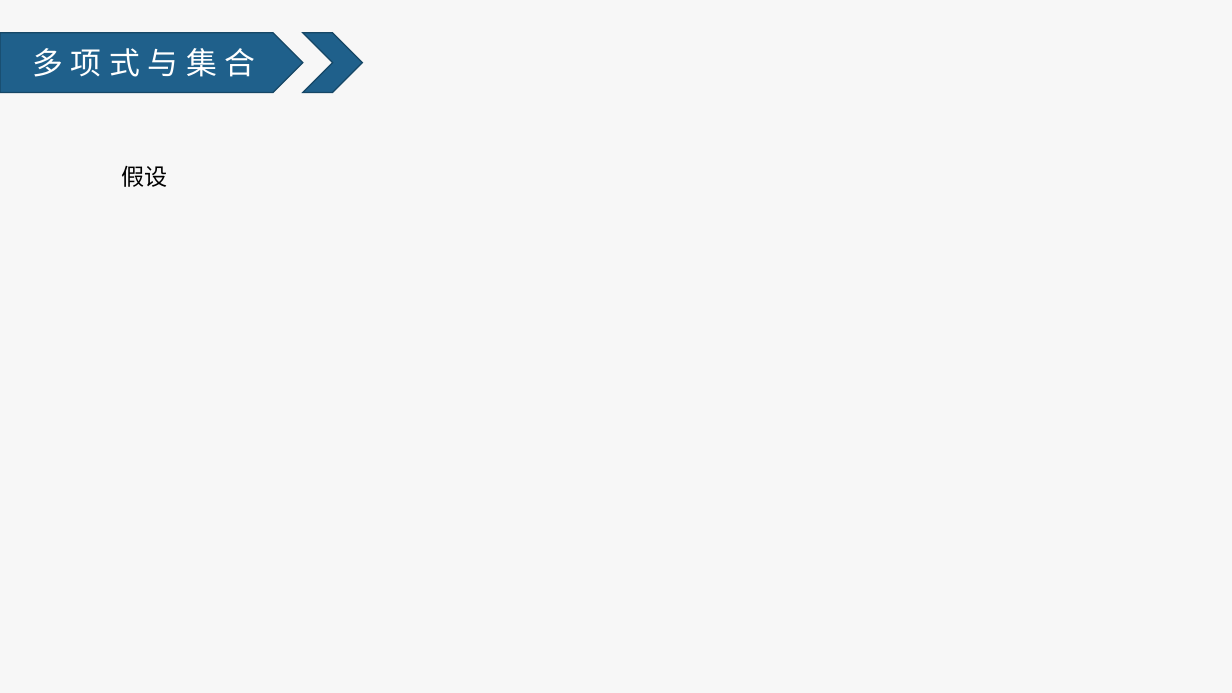
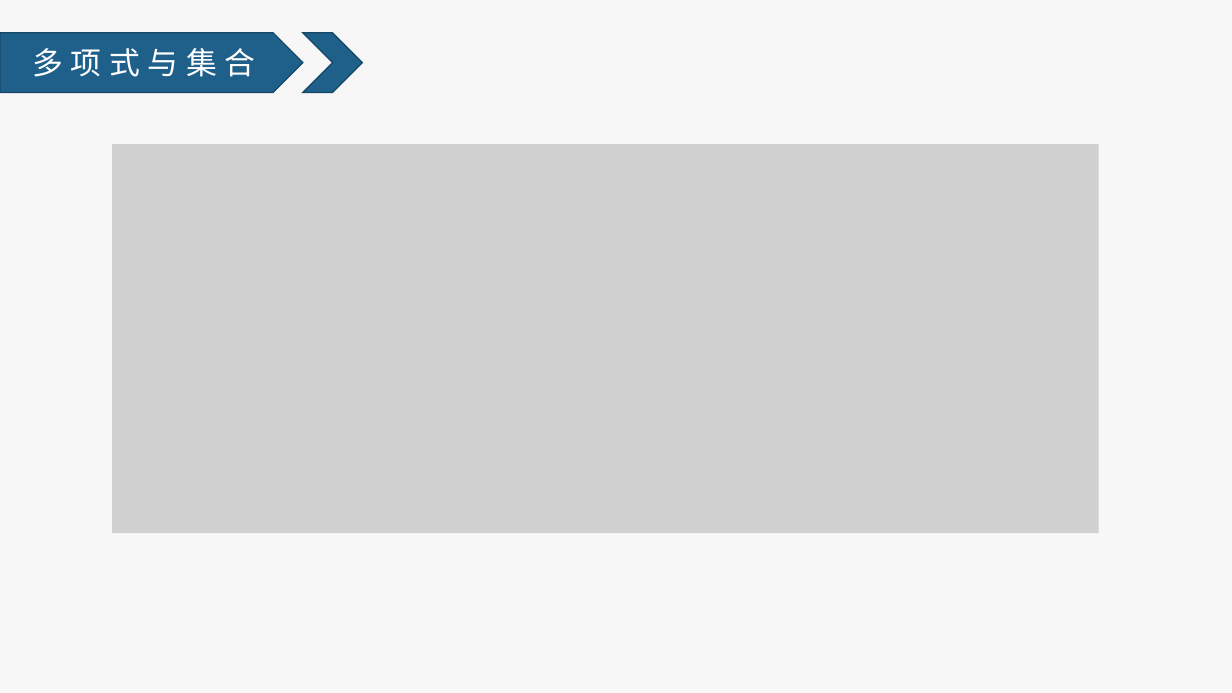
Before and after one commit to doublejun12/Slides, a slide deck: slide 24 of 集合求交.pptx. Drawn at 1232x693 pixels with LibreOffice and Linux fonts; fonts in the diff are those of the drawing; grey boxes stand for pictures. Boxes give left, top, right and bottom in pixels: in the first picture for what was removed or moved away, otherwise in the second. Text is boxed around its words. In the diff, an @@ line names an element or a change of style, - is before the commit and + after.

```diff
--- a/集合求交.pptx
+++ b/集合求交.pptx
@@ picture added at [112,144,1099,533] @@
@@ text removed at [121,166,167,187] @@
-假设
```
Also in this commit, not shown: 1 other slide changed, 2 slides added.
